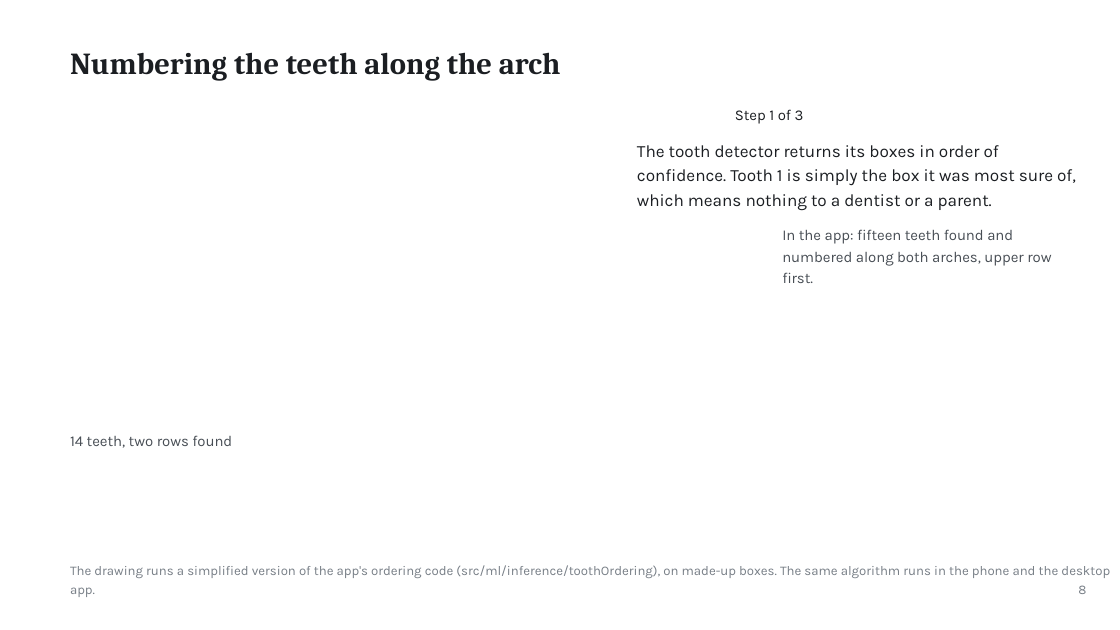
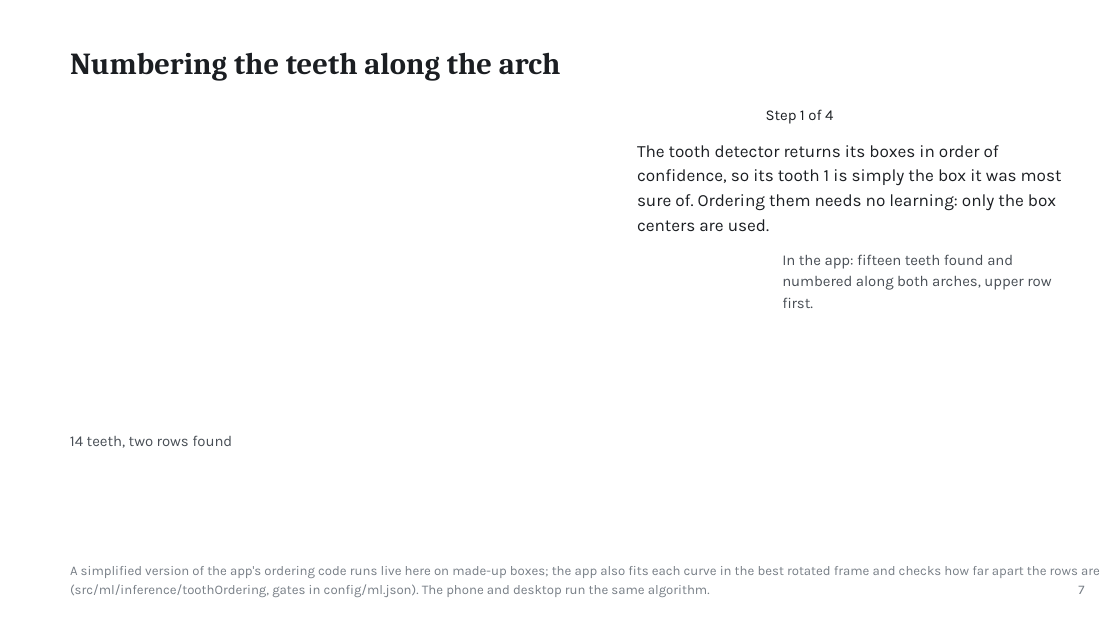
Before and after one commit to ertugrul-senturk/interactive-slides, a slide deck: slide 13 of public/decks/2026-11-smart-teeth.pptx (slide 14 before the commit). Drawn at 1120x630 pixels with LibreOffice and Linux fonts; fonts in the diff are those of the drawing; background and template pictures are left out. Boxes give left, top, right and bottom in pixels: in the first picture for what was removed or moved away, otherwise in the second. Text is boxed around its words. In the diff, an @@ line names an element or a change of style, - is before the commit and + after.

```diff
--- a/public/decks/2026-11-smart-teeth.pptx
+++ b/public/decks/2026-11-smart-teeth.pptx
@@ text at (766, 109, 833, 124): text changed @@
-Step 1 of 3
+Step 1 of 4
@@ text at (637, 145, 1062, 231): text changed @@
-The tooth detector returns its boxes in order of
-confidence. Tooth 1 is simply the box it was most sure of,
-which means nothing to a dentist or a parent.
+The tooth detector returns its boxes in order of
+confidence, so its tooth 1 is simply the box it was most
+sure of. Ordering them needs no learning: only the box
+centers are used.
@@ text "In the app: fifteen teeth ...": place and size @@
-text "In the app: fifteen teeth ..." at (782, 229, 1051, 283)
+text "In the app: fifteen teeth ..." at (782, 254, 1051, 308)
@@ text at (70, 566, 1047, 597): text changed @@
-The drawing runs a simplified version of the app's ordering code (src/ml/inference/toothOrdering), on made-up boxes. The same algorithm runs in the phone and the desktop
-app.
+A simplified version of the app's ordering code runs live here on made-up boxes; the app also fits each curve in the best rotated frame and checks how far apart the rows are
+(src/ml/inference/toothOrdering, gates in config/ml.json). The phone and desktop run the same algorithm.
@@ text at (1078, 586, 1084, 594): text changed @@
-8
+7
```
Also in this commit, not shown: 18 other slides changed, 17 slides added, 30 slides removed, 33 other files.
